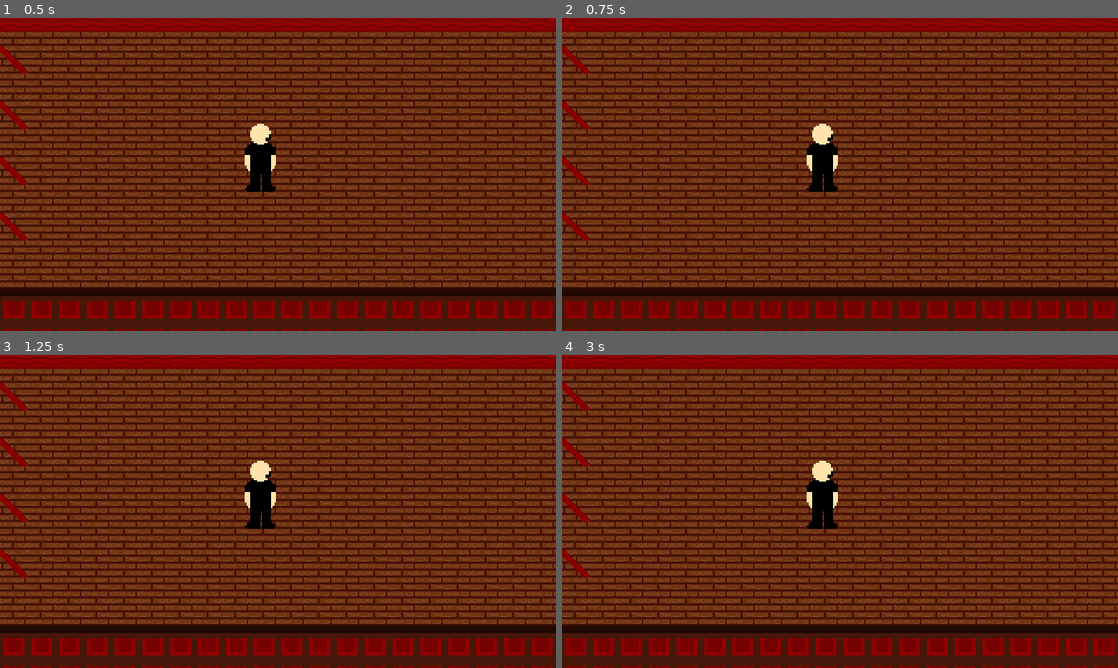
Above: before the commit, frames 1-4 (two rows, left to right).
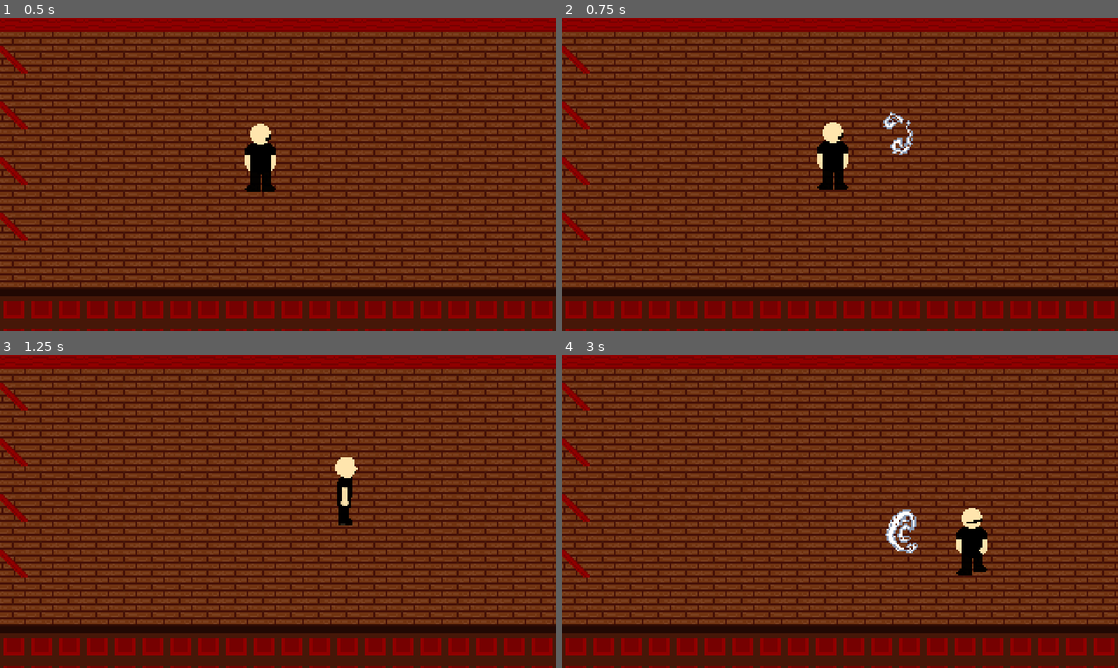
Above: after the commit, the same moments.

Repository: therritt/theater_game_v1
Game: Godot game, scene res://scenes/world.tscn
The game is run twice, just before and just after one commit, with the same random seed, the same clock (stepped at 60 frames per second) and the same inputs.
Inputs (mouse positions are in pixels of both pictures, inside the frame that each line leads up to):
- Up to frame 1 (0.5 s): no input
- Up to frame 2 (0.75 s): tap Enter at 0.5 s; move the mouse to (962, 158) at 0.52 s; press the mouse at (962, 158) at 0.53 s; hold D (right) from 0.53 s (still down)
- Up to frame 3 (1.25 s): keep holding D (right)
- Up to frame 4 (3 s): move the mouse to (728, 527) at 1.27 s; release D (right) at 1.28 s; release the mouse at (728, 527) at 1.28 s; hold S (down) 1.28-2.03 s; click (728, 527) at 1.35 s; move the mouse to (895, 442) at 2.02 s; press the mouse at (895, 442) at 2.03 s; hold D (right) 2.03-2.78 s; move the mouse to (812, 574) at 2.77 s; release the mouse at (812, 574) at 2.78 s; hold W (up) from 2.78 s (still down); click (812, 574) at 2.85 s

Frame 1 is identical in both runs. In frame 2, 1.2% of the frame differs, in the area x 44-64%, y 30-56%; in frame 3, 1.5%; in frame 4, 2.2%, in the area x 44-77%, y 33-71%.

Commit message:
Added attacking

Diff:
--- /dev/null
+++ b/scenes/attack_base.tscn
@@ -0,0 +1,65 @@
+[gd_scene format=3 uid="uid://bi2j6admjpun8"]
+
+[ext_resource type="Texture2D" uid="uid://5lseqlr3xaix" path="res://art/attacks/default_attack.png" id="1_2hfmq"]
+[ext_resource type="Script" uid="uid://bd16v20u5rab0" path="res://scripts/attacks/attack_base.gd" id="1_6m31c"]
+
+[sub_resource type="AtlasTexture" id="AtlasTexture_6m31c"]
+atlas = ExtResource("1_2hfmq")
+region = Rect2(0, 0, 48, 48)
+
+[sub_resource type="AtlasTexture" id="AtlasTexture_mtxa2"]
+atlas = ExtResource("1_2hfmq")
+region = Rect2(48, 0, 48, 48)
+
+[sub_resource type="AtlasTexture" id="AtlasTexture_ouxbx"]
+atlas = ExtResource("1_2hfmq")
+region = Rect2(96, 0, 48, 48)
+
+[sub_resource type="AtlasTexture" id="AtlasTexture_1wgh1"]
+atlas = ExtResource("1_2hfmq")
+region = Rect2(144, 0, 48, 48)
+
+[sub_resource type="AtlasTexture" id="AtlasTexture_g3a4m"]
+atlas = ExtResource("1_2hfmq")
+region = Rect2(192, 0, 48, 48)
+
+[sub_resource type="SpriteFrames" id="SpriteFrames_cu1ju"]
+animations = [{
+"frames": [{
+"duration": 1.0,
+"texture": SubResource("AtlasTexture_6m31c")
+}, {
+"duration": 1.0,
+"texture": SubResource("AtlasTexture_mtxa2")
+}, {
+"duration": 1.0,
+"texture": SubResource("AtlasTexture_ouxbx")
+}, {
+"duration": 1.0,
+"texture": SubResource("AtlasTexture_1wgh1")
+}, {
+"duration": 1.0,
+"texture": SubResource("AtlasTexture_g3a4m")
+}],
+"loop": false,
+"name": &"attack",
+"speed": 10.0
+}]
+
+[sub_resource type="RectangleShape2D" id="RectangleShape2D_2hfmq"]
+size = Vector2(16, 31)
+
+[node name="AttackBase" type="Node2D" unique_id=468513884]
+script = ExtResource("1_6m31c")
+metadata/_custom_type_script = "uid://bd16v20u5rab0"
+
+[node name="AnimatedSprite2D" type="AnimatedSprite2D" parent="." unique_id=1506169787]
+sprite_frames = SubResource("SpriteFrames_cu1ju")
+animation = &"attack"
+frame = 2
+
+[node name="Hitbox" type="Area2D" parent="." unique_id=459977927]
+
+[node name="CollisionShape2D" type="CollisionShape2D" parent="Hitbox" unique_id=705658717]
+position = Vector2(11, 0.5)
+shape = SubResource("RectangleShape2D_2hfmq")
--- a/scenes/enemies/floaty_head.tscn
+++ b/scenes/enemies/floaty_head.tscn
@@ -138,7 +138,8 @@
 [node name="FloatyHead" unique_id=1279586487 instance=ExtResource("1_6p2jv")]
 chase_range = 300
 stop_range = 50
-speed = 70
+max_hp = 3
+speed = 40
 
 [node name="AnimatedSprite2D" parent="." index="1" unique_id=887299473]
 position = Vector2(0, -32)
--- a/scenes/player.tscn
+++ b/scenes/player.tscn
@@ -1,6 +1,7 @@
 [gd_scene format=3 uid="uid://d2qhuomx7u3bn"]
 
 [ext_resource type="Script" uid="uid://cbk1aofc31oep" path="res://scripts/characters/player.gd" id="1_g2els"]
+[ext_resource type="Resource" uid="uid://chotrv416yham" path="res://scripts/attacks/default_attack.tres" id="2_d2wvv"]
 [ext_resource type="Texture2D" uid="uid://c6wo8dv3v0xcs" path="res://art/characters/TheatrePlayer.png" id="2_tuyoq"]
 [ext_resource type="Script" uid="uid://bmilx6p8v53d5" path="res://scripts/states/abstracts/state_machine.gd" id="3_qhqgy"]
 [ext_resource type="Script" uid="uid://fj3vnr40ayto" path="res://scripts/states/character_states/player_states/idle_state.gd" id="4_tuyoq"]
@@ -153,6 +154,7 @@
 [node name="Player" type="CharacterBody2D" unique_id=47090387]
 y_sort_enabled = true
 script = ExtResource("1_g2els")
+default_attack = ExtResource("2_d2wvv")
 
 [node name="CollisionShape2D" type="CollisionShape2D" parent="." unique_id=325299216]
 position = Vector2(0, -9)
--- /dev/null
+++ b/scripts/attacks/attack_base.gd
@@ -0,0 +1,40 @@
+extends Node2D
+class_name AttackBase
+
+var data: Attack
+var attacker: Player
+var direction: Vector2
+
+signal done
+
+@onready var hitbox: Area2D = $Hitbox
+@onready var anim: AnimatedSprite2D = $AnimatedSprite2D
+
+func setup(char: Player, dir: Vector2, attack_data: Attack):
+	attacker = char
+	direction = dir
+	data = attack_data
+
+func _ready():
+	rotation = direction.angle()
+	print(data.range)
+	print(position)
+	position += direction * data.range
+	print(position)
+
+	anim.animation_finished.connect(_on_animation_finished)
+	anim.play("attack")
+
+	hitbox.area_entered.connect(_on_area_entered)
+
+func _on_animation_finished() -> void:
+	done.emit()
+	queue_free()
+
+func _on_area_entered(area: Area2D):
+	var character := area.get_parent()
+	if not character is Character or character == attacker:
+		return
+
+	if character.has_method("take_damage"):
+		(character as Character).take_damage(data.damage, data.knockback, global_position)
--- /dev/null
+++ b/scripts/attacks/attack_resource.gd
@@ -0,0 +1,9 @@
+extends Resource
+class_name Attack
+
+@export var damage: int = 1
+@export var knockback: float = 50.0
+@export var range: float = 10.0
+@export var cooldown: float = 1
+
+@export var attack_scene: PackedScene
--- /dev/null
+++ b/scripts/attacks/default_attack.tres
@@ -0,0 +1,10 @@
+[gd_resource type="Resource" script_class="Attack" format=3 uid="uid://chotrv416yham"]
+
+[ext_resource type="PackedScene" uid="uid://bi2j6admjpun8" path="res://scenes/attack_base.tscn" id="1_2u23c"]
+[ext_resource type="Script" uid="uid://jrgxqe0ndgjq" path="res://scripts/attacks/attack_resource.gd" id="1_k860q"]
+
+[resource]
+script = ExtResource("1_k860q")
+range = 30.0
+attack_scene = ExtResource("1_2u23c")
+metadata/_custom_type_script = "uid://jrgxqe0ndgjq"
--- a/scripts/characters/character.gd
+++ b/scripts/characters/character.gd
@@ -11,13 +11,20 @@
 @export var knockback_str := 200
 
 var invincible := false
-var curr_hp := max_hp
+var curr_hp: int
 var is_dead := false
 var curr_dir: Direction = Direction.DOWN
 
 @onready var anim: AnimatedSprite2D = $AnimatedSprite2D
 @onready var state_machine: StateMachine = $StateMachine
 @onready var soft_collision: SoftCollision = $SoftCollision
+
+func _ready() -> void:
+	curr_hp = max_hp
+	anim.animation_finished.connect(_on_animation_finished)
+
+func _on_animation_finished() -> void:
+	state_machine.on_animation_finished(anim.animation)
 
 func update_direction(v: Vector2) -> void:
 	if abs(v.x) > abs(v.y):
@@ -46,21 +53,22 @@
 	if anim.animation != anim_name:
 		anim.play(anim_name)
 
-var hp := 10
-
-func take_damage(damage: int, knockback: int, source_pos: Vector2):
+func take_damage(damage: int, knockback: float, source_pos: Vector2):
 	if invincible:
 		return
 
+	print("max_hp: ", max_hp)
+	print("curr_hp: ", curr_hp)
+	print("damage: ", damage)
+
 	invincible = true
-	hp -= damage
+	curr_hp -= damage
 
-	print("Player hit! HP:", hp)
-
-	apply_knockback(source_pos)
+	_on_damage_taken()
+	apply_knockback(source_pos, knockback)
 	play_hurt_feedback()
 
-	if hp <= 0:
+	if curr_hp <= 0:
 		is_dead = true
 		died.emit(self)
 		return
@@ -69,9 +77,12 @@
 		func(): invincible = false
 	)
 
-func apply_knockback(source_pos: Vector2):
+func _on_damage_taken() -> void:
+	pass
+
+func apply_knockback(source_pos: Vector2, knockback: float):
 	var dir = (global_position - source_pos).normalized()
-	velocity += dir * knockback_str
+	velocity += dir * knockback
 	move_and_slide()
 
 func play_hurt_feedback():
--- a/scripts/characters/enemy.gd
+++ b/scripts/characters/enemy.gd
@@ -9,5 +9,6 @@
 var target: Player = null
 
 func _ready() -> void:
+	super._ready()
 	var root_scene = get_tree().get_current_scene()
 	target = root_scene.get_node_or_null("Player")
--- a/scripts/characters/player.gd
+++ b/scripts/characters/player.gd
@@ -1,16 +1,49 @@
 extends Character
 class_name Player
 
+@export var default_attack: Attack
 @onready var mask_stack: MaskStack = $MaskStack
 
+var attack_target_pos: Vector2
+
 func _ready() -> void:
-	anim.animation_finished.connect(_on_animation_finished)
-
-func _on_animation_finished() -> void:
-	state_machine.on_animation_finished(anim.animation)
+	super._ready()
 
 func add_mask(mask: Mask):
+	max_hp += 1
+	curr_hp += 1
 	mask_stack.add_mask(mask)
+
+	print("Player max hp: ", max_hp)
+	print("Player curr hp:", curr_hp)
+
+func drop_mask():
+	max_hp -= 1
+	mask_stack.pop_mask()
+
+func _on_damage_taken() -> void:
+	drop_mask()
+
+func get_active_attack() -> Attack:
+	var top_mask := mask_stack.get_top_mask()
+	if top_mask and top_mask.attack:
+		return top_mask.attack
+	return default_attack
+
+func set_attack_target_from_mouse():
+	attack_target_pos = get_global_mouse_position()
+
+func perform_attack(target_pos: Vector2) -> AttackBase:
+	var attack_data := get_active_attack()
+	var dir := (target_pos - global_position).normalized()
+
+	var attack_instance: AttackBase = attack_data.attack_scene.instantiate()
+	attack_instance.global_position = global_position + Vector2(0, -24)
+	attack_instance.setup(self, dir, attack_data)
+
+	get_parent().add_child(attack_instance)
+	return attack_instance
+
 
 func get_movement_input() -> Vector2:
 	return Input.get_vector("left", "right", "up", "down")
--- a/scripts/masks/mask.gd
+++ b/scripts/masks/mask.gd
@@ -5,6 +5,8 @@
 @export var max_hp: int = 1 # usually 1, but future-proof
 @export var defense_bonus: int = 0
 @export var speed_modifier: float = 1.0
+
+@export var attack: Attack
 
 @export var sprite_front: Texture2D
 @export var sprite_side: Texture2D
--- a/scripts/masks/mask_pickup.gd
+++ b/scripts/masks/mask_pickup.gd
@@ -13,5 +13,5 @@
 
 func _on_body_entered(body):
 	if body is Player:
-		(body as Player).mask_stack.add_mask(mask)
+		(body as Player).add_mask(mask)
 		queue_free()
--- a/scripts/masks/mask_stack.gd
+++ b/scripts/masks/mask_stack.gd
@@ -26,6 +26,9 @@
 
 	masks.append(mask.duplicate())
 	update_visuals()
+
+func get_top_mask() -> Mask:
+	return masks.back() if masks.size() > 0 else null
 
 func pop_mask():
 	if masks.is_empty():
@@ -56,7 +59,7 @@
 	for mask in masks:
 		var sprite := Sprite2D.new()
 		sprite.texture = mask.sprite_front
-		sprite.z_index = 10
+		#sprite.z_index = 10
 		sprite.position = Vector2(0, -FACE_HEIGHT)
 		visual_root.add_child(sprite)
 
@@ -84,7 +87,7 @@
 			sprite.texture.get_height()
 		)
 
-		sprite.z_index = y_offset
+		#sprite.z_index = y_offset
 
 		visual_root.add_child(sprite)
 		y_offset += sliver_offset
--- a/scripts/states/character_states/enemy_states/enemy_death.gd
+++ b/scripts/states/character_states/enemy_states/enemy_death.gd
@@ -5,5 +5,6 @@
 	enemy.play_anim("death", false, false)
 
 func on_animation_finished(anim_name: String) -> void:
+	print("Enemy: ", anim_name)
 	if anim_name.ends_with("death"):
-		queue_free()
+		enemy.queue_free()
--- a/scripts/states/character_states/player_states/attack_state.gd
+++ b/scripts/states/character_states/player_states/attack_state.gd
@@ -4,23 +4,21 @@
 
 func enter(prev_state: String, data = {}):
 	super.enter(prev_state, data)
-
-	# Don't move while attacking if you were idle
-	if prev_state == IDLE:
-		attack_dir = Vector2.ZERO
-	else:
-		attack_dir = player.velocity.normalized()
-
-	player.velocity = Vector2.ZERO
-	player.play_anim("attack")
+	#player.velocity = Vector2.ZERO
+	attack_dir = (player.attack_target_pos - player.global_position).normalized()
+	var attack = player.perform_attack(player.attack_target_pos)
+	attack.done.connect(_on_animation_finished)
 
 func physics_update(delta: float) -> void:
 	player.velocity = attack_dir * player.speed * 0.3
 	player.move_and_slide()
 
+func _on_animation_finished():
+	if player.is_moving():
+		finished.emit(MOVING)
+	else:
+		finished.emit(IDLE)
+
 func on_animation_finished(anim_name: String) -> void:
 	if anim_name.ends_with("attack"):
-		if player.is_moving():
-			finished.emit(MOVING)
-		else:
-			finished.emit(IDLE)
+		_on_animation_finished()
--- a/scripts/states/character_states/player_states/death_state.gd
+++ b/scripts/states/character_states/player_states/death_state.gd
@@ -4,6 +4,7 @@
 	super.enter(prev_state, data)
 
 	player.velocity = Vector2.ZERO
+	print("Player has died")
 	#player.play_anim("death", false, false)
 
 func on_animation_finished(anim_name: String):
--- a/scripts/states/character_states/player_states/idle_state.gd
+++ b/scripts/states/character_states/player_states/idle_state.gd
@@ -6,6 +6,7 @@
 
 func handle_input(event: InputEvent) -> void:
 	if event.is_action_pressed("attack"):
+		player.set_attack_target_from_mouse()
 		finished.emit("Attack")
 
 func physics_update(delta: float) -> void:
--- a/scripts/states/character_states/player_states/move_state.gd
+++ b/scripts/states/character_states/player_states/move_state.gd
@@ -5,6 +5,7 @@
 
 func handle_input(event: InputEvent) -> void:
 	if event.is_action_pressed("attack"):
+		player.set_attack_target_from_mouse()
 		finished.emit("Attack")
 
 
Binary file added: art/attacks/default_attack.png
Not shown, added: art/attacks/default_attack.png.import
Not shown, added: scripts/attacks/attack_base.gd.uid
Not shown, added: scripts/attacks/attack_resource.gd.uid
